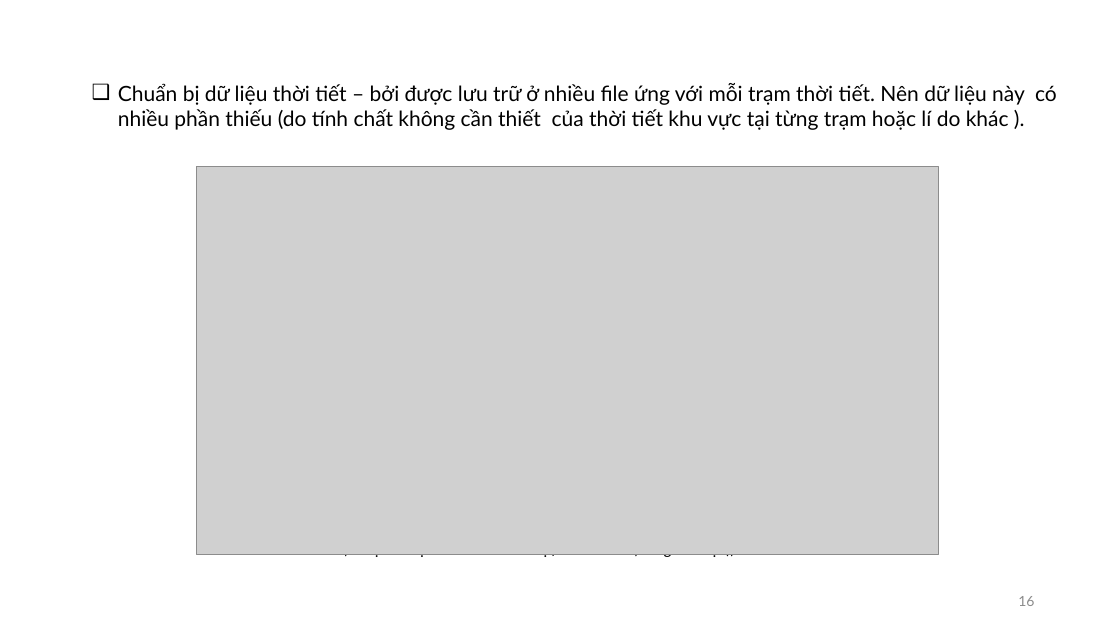
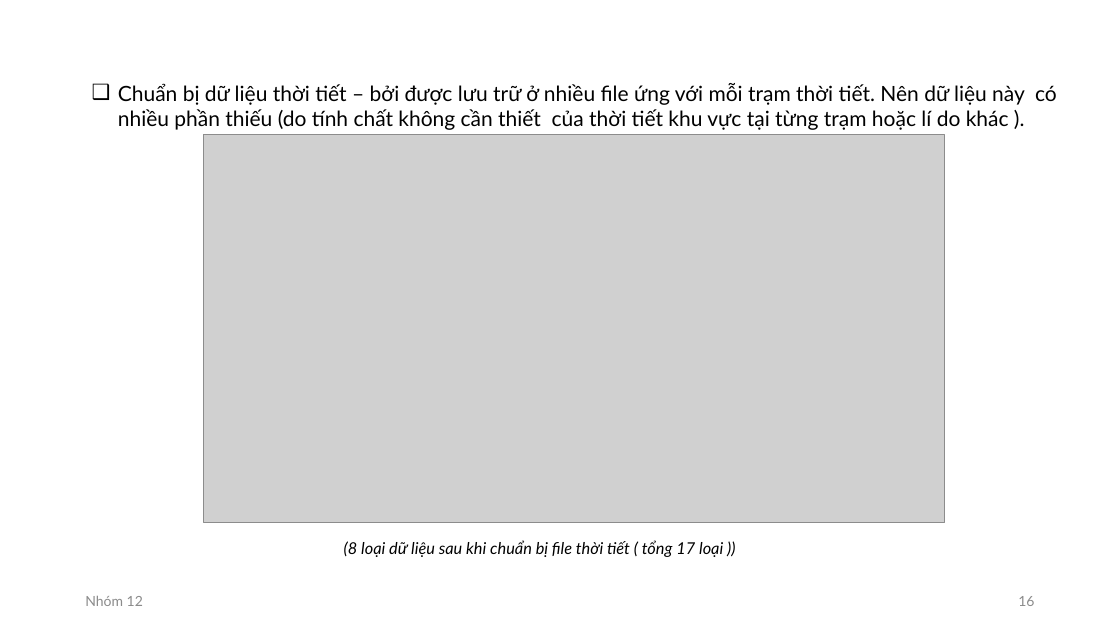
Before and after one commit to pdthuc/Project-Applied_Data_Science, a slide deck: slide 16 of Presentation/GIỚI THIỆU ĐỀ TÀI.pptx. Drawn at 1120x630 pixels with LibreOffice and Linux fonts; fonts in the diff are those of the drawing; grey boxes stand for pictures. Boxes give left, top, right and bottom in pixels: in the first picture for what was removed or moved away, otherwise in the second. Text is boxed around its words. In the diff, an @@ line names an element or a change of style, - is before the commit and + after.

Commit message:
16/11 update slide

```diff
--- a/Presentation/GIỚI THIỆU ĐỀ TÀI.pptx
+++ b/Presentation/GIỚI THIỆU ĐỀ TÀI.pptx
@@ picture: place and size @@
-picture at <box>197,166,939,554</box>
+picture at <box>203,134,945,522</box>
@@ text added at <box>85,596,143,606</box>, 12 pt, text #8C8C8C @@
+Nhóm 12
```
Also in this commit, not shown: 11 other slides changed, 6 slides added, 6 slides removed.
